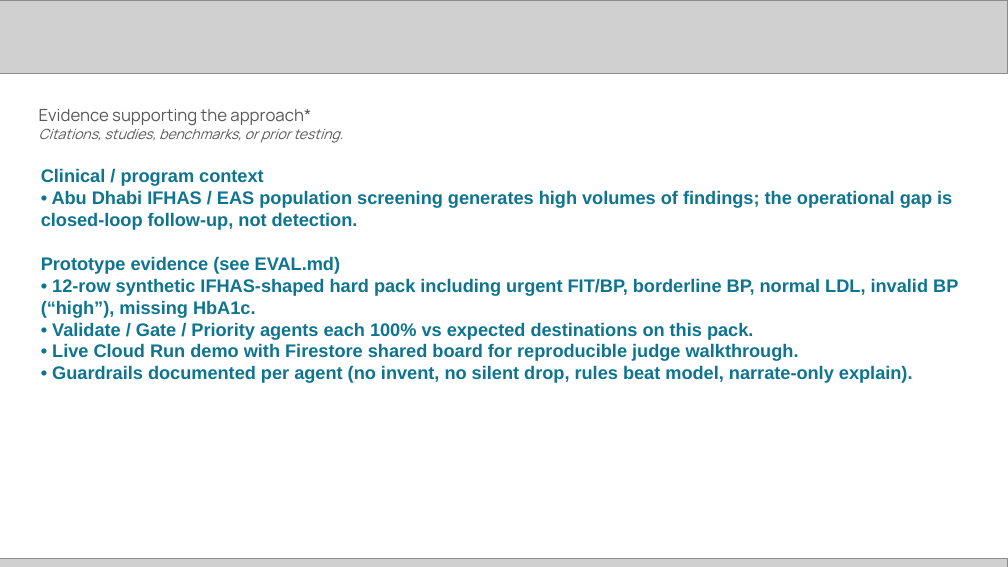
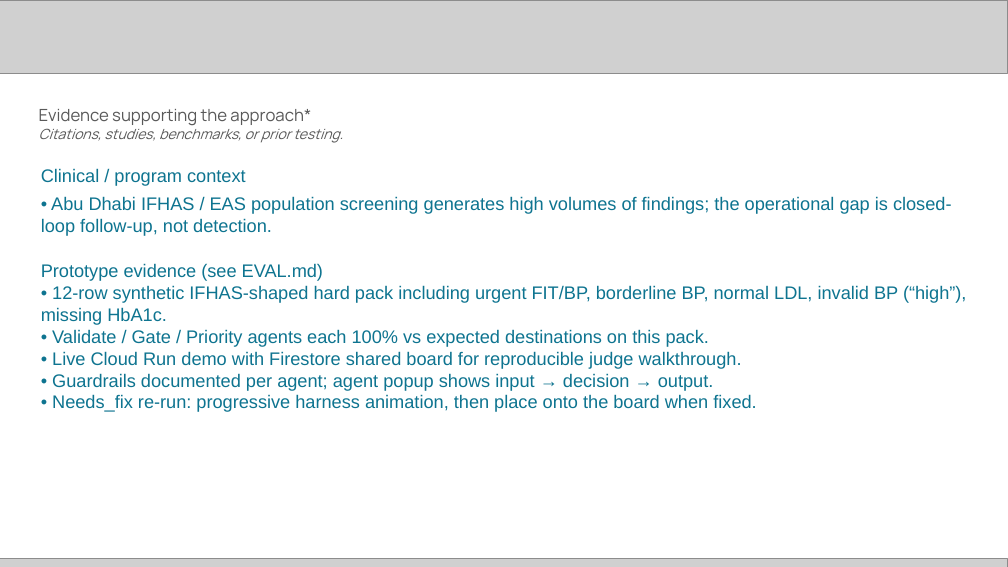
Before and after one commit to 11716807/itmam, a slide deck: slide 7 of docs/Itmam_Future_Health_Digital_Innovation_Challenge_Submission.pptx. Drawn at 1008x567 pixels with LibreOffice and Linux fonts; fonts in the diff are those of the drawing; grey boxes stand for pictures. Boxes give left, top, right and bottom in pixels: in the first picture for what was removed or moved away, otherwise in the second. Text is boxed around its words. In the diff, an @@ line names an element or a change of style, - is before the commit and + after.

```diff
--- a/docs/Itmam_Future_Health_Digital_Innovation_Challenge_Submission.pptx
+++ b/docs/Itmam_Future_Health_Digital_Innovation_Challenge_Submission.pptx
@@ text at (41,168,967,412): text changed; bold off @@
-Clinical / program context
-• Abu Dhabi IFHAS / EAS population screening generates high volumes of findings; the operational gap is closed-loop follow-up, not detection.
-Prototype evidence (see EVAL.md)
-• 12-row synthetic IFHAS-shaped hard pack including urgent FIT/BP, borderline BP, normal LDL, invalid BP (“high”), missing HbA1c.
-• Validate / Gate / Priority agents each 100% vs expected destinations on this pack.
-• Live Cloud Run demo with Firestore shared board for reproducible judge walkthrough.
-• Guardrails documented per agent (no invent, no silent drop, rules beat model, narrate-only explain).
+Clinical / program context
+• Abu Dhabi IFHAS / EAS population screening generates high volumes of findings; the operational gap is closed-loop follow-up, not detection.
+Prototype evidence (see EVAL.md)
+• 12-row synthetic IFHAS-shaped hard pack including urgent FIT/BP, borderline BP, normal LDL, invalid BP (“high”), missing HbA1c.
+• Validate / Gate / Priority agents each 100% vs expected destinations on this pack.
+• Live Cloud Run demo with Firestore shared board for reproducible judge walkthrough.
+• Guardrails documented per agent; agent popup shows input → decision → output.
+• Needs_fix re-run: progressive harness animation, then place onto the board when fixed.
```
Also in this commit, not shown: 8 other slides changed, 1 slide added, 1 slide removed, 8 other files.
